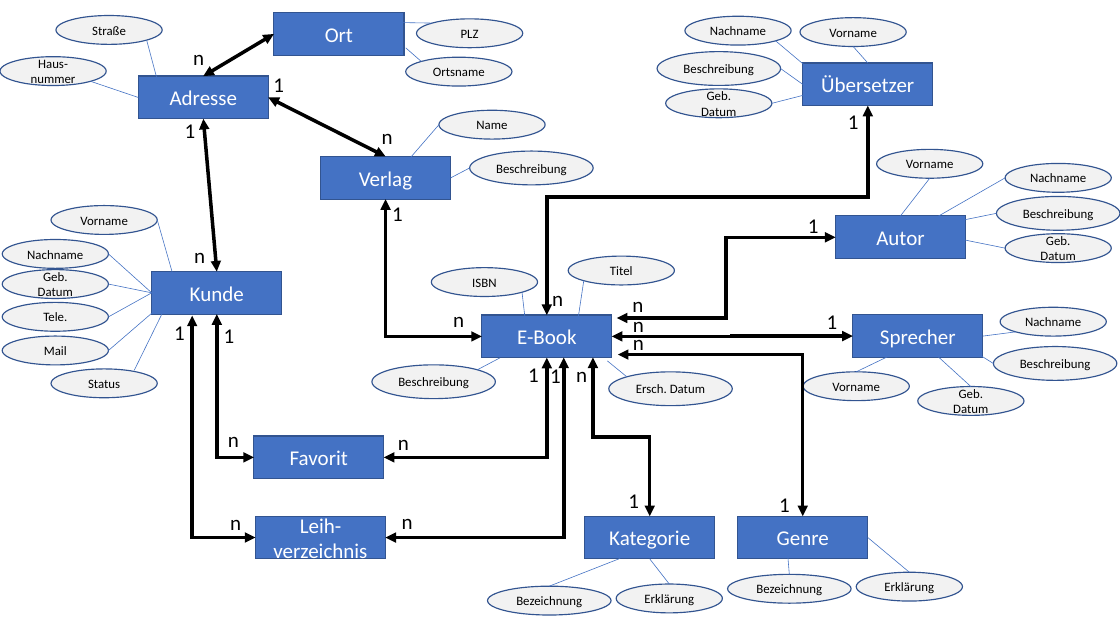
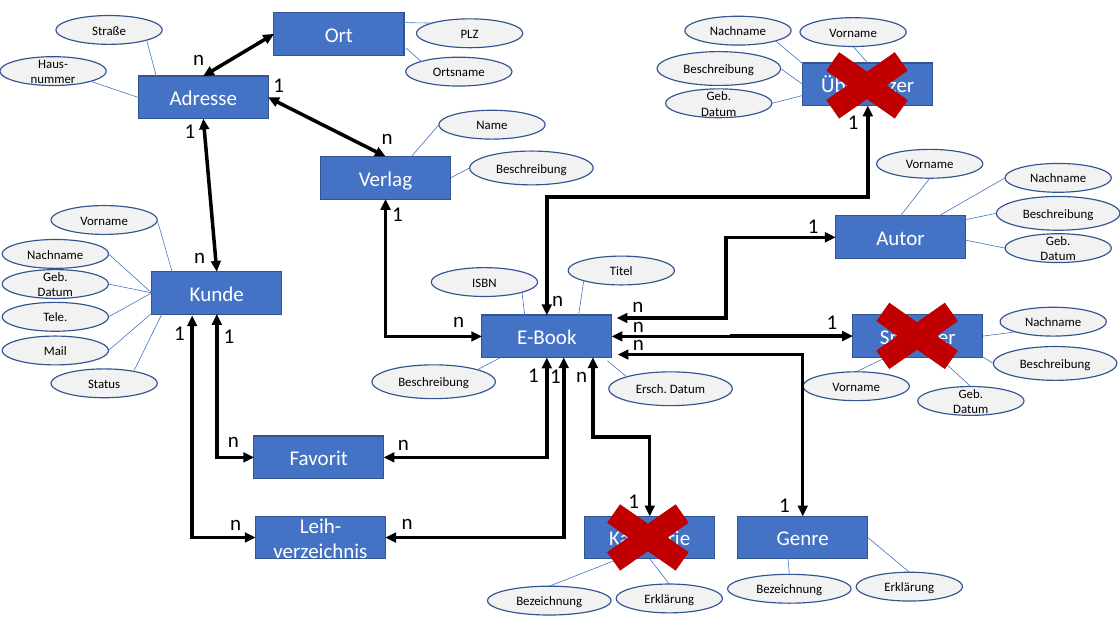
Before and after one commit to JonasNihal/SequenceBot, a slide deck: slide 10 of E-Book-Diagramme.pptx (slide 8 before the commit). Drawn at 1120x630 pixels with LibreOffice and Linux fonts; fonts in the diff are those of the drawing. Boxes give left, top, right and bottom in pixels: in the first picture for what was removed or moved away, otherwise in the second. Text is boxed around its words. In the diff, an @@ line names an element or a change of style, - is before the commit and + after.

```diff
--- a/E-Book-Diagramme.pptx
+++ b/E-Book-Diagramme.pptx
@@ cross added at (x1=802, y1=40, x2=933, y2=131), fill #C00000, outline #C00000 1 pt @@
@@ cross added at (x1=852, y1=291, x2=982, y2=381), fill #C00000, outline #C00000 1 pt @@
@@ cross added at (x1=583, y1=492, x2=713, y2=583), fill #C00000, outline #C00000 1 pt @@
```
Also in this commit, not shown: 1 other slide changed, 2 slides added.
